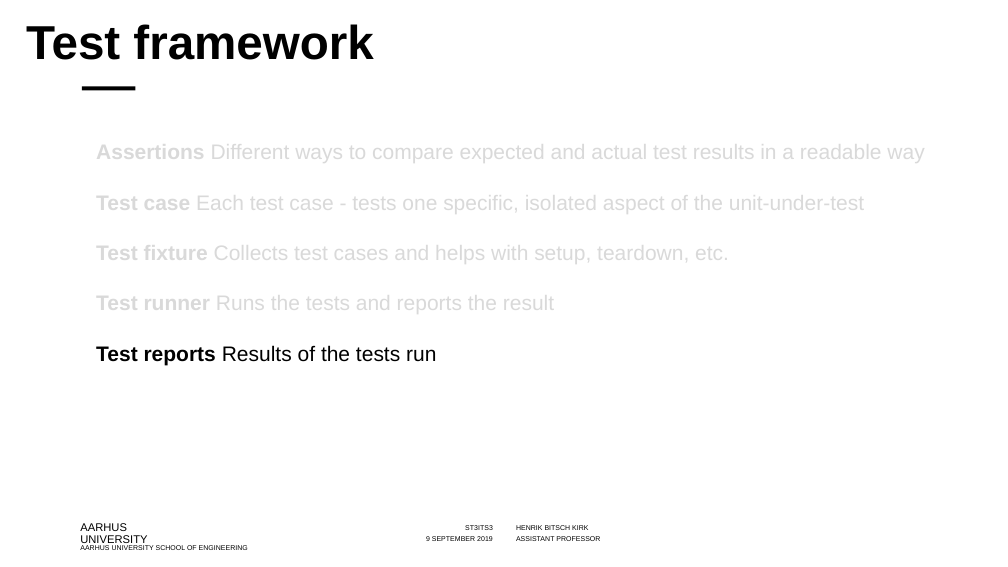
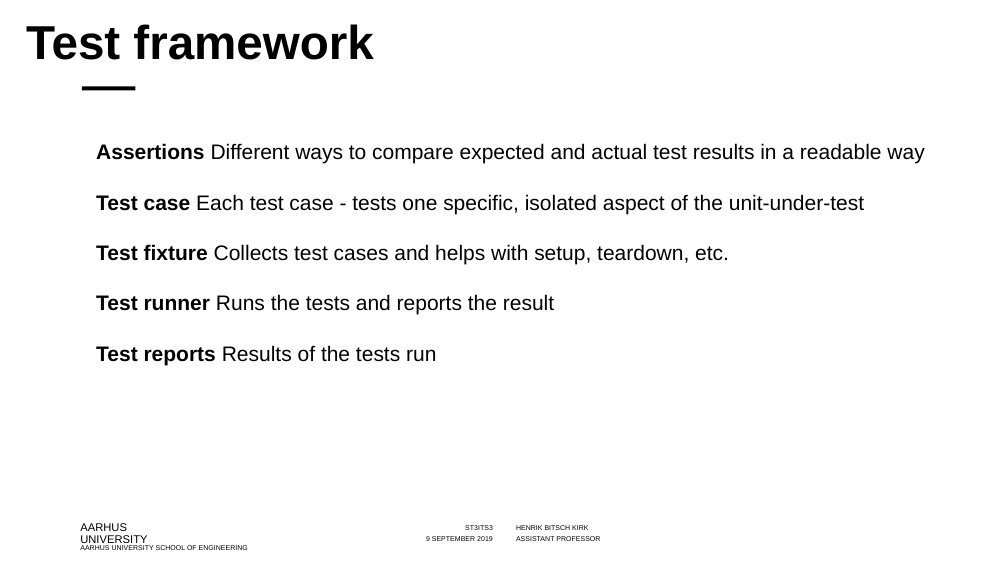
Before and after one commit to codesmurf/st3its3_teaching, a slide deck: slide 18 of 09 Unit Tests/Introduction to Unit Tests.pptx (slide 27 before the commit). Drawn at 1008x567 pixels with LibreOffice and Linux fonts; fonts in the diff are those of the drawing; background and template pictures are left out. Boxes give left, top, right and bottom in pixels: in the first picture for what was removed or moved away, otherwise in the second. Text is boxed around its words. In the diff, an @@ line names an element or a change of style, - is before the commit and + after.

```diff
--- a/09 Unit Tests/Introduction to Unit Tests.pptx
+++ b/09 Unit Tests/Introduction to Unit Tests.pptx
@@ text at <box>96,143,924,315</box>: text colour #D9D9D9 to #000000 in "Assertions Different ways to compare expected and ...", "Test case Each test case - tests ...", "Test fixture Collects test cases and helps ...", "Test runner Runs the tests and reports ..." @@
```
Also in this commit, not shown: 9 other slides changed, 1 slide added, 10 slides removed.
